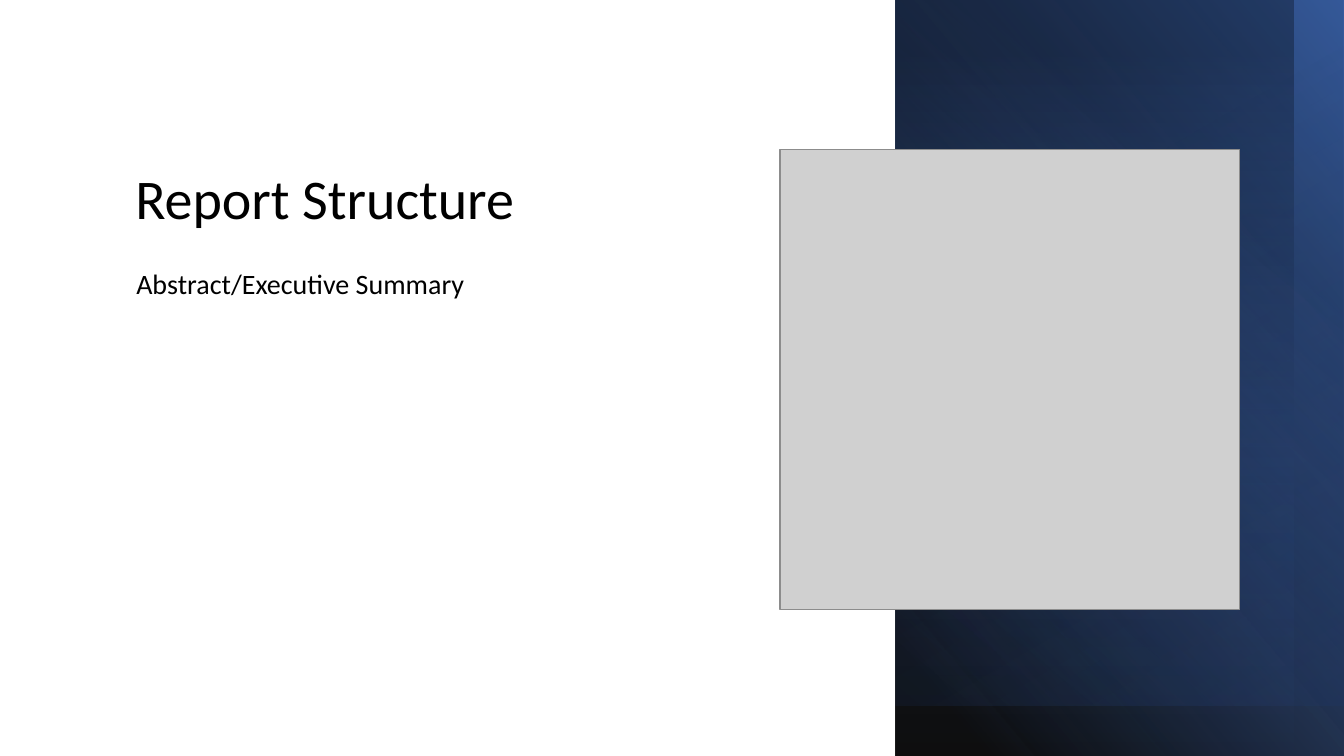
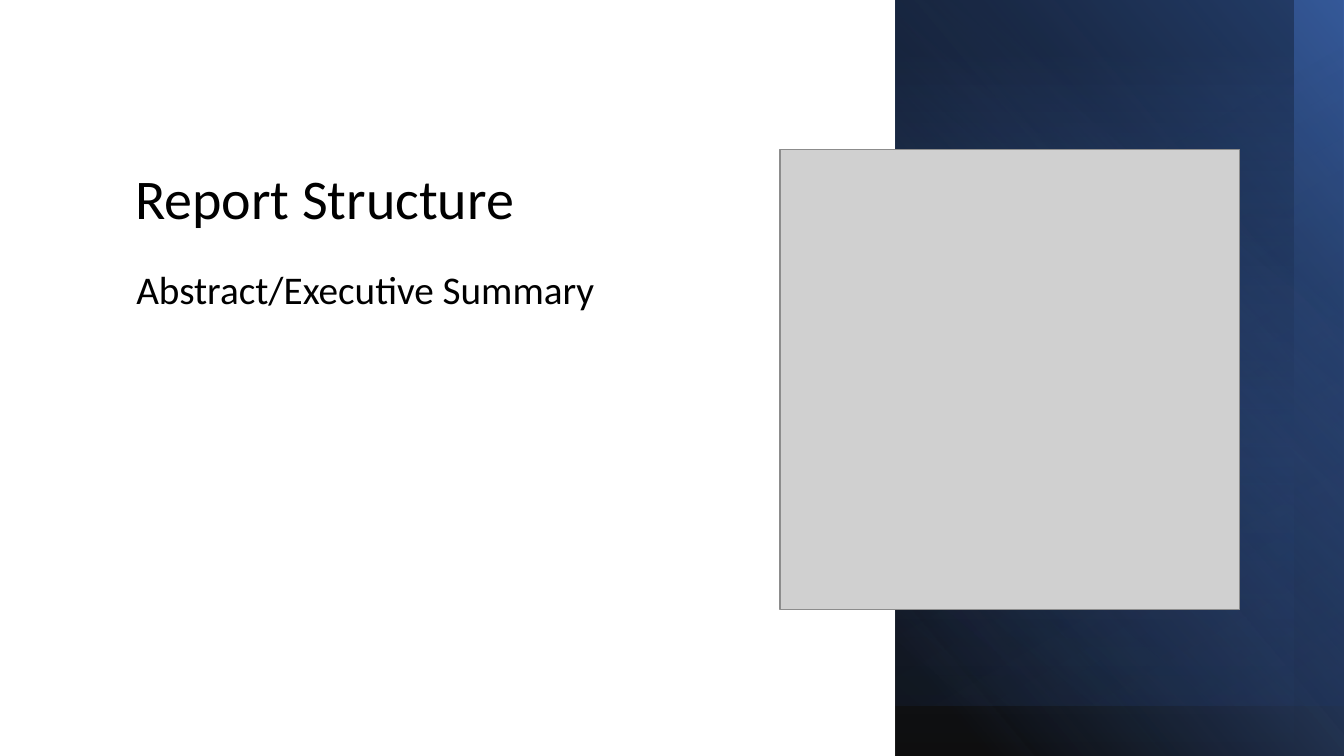
Before and after one commit to robinja4/FlexIT, a slide deck: slide 5 of Report Writing & Referencing.pptx. Drawn at 1344x756 pixels with LibreOffice and Linux fonts; fonts in the diff are those of the drawing; grey boxes stand for pictures. Boxes give left, top, right and bottom in pixels: in the first picture for what was removed or moved away, otherwise in the second. Text is boxed around its words. In the diff, an @@ line names an element or a change of style, - is before the commit and + after.

```diff
--- a/Report Writing & Referencing.pptx
+++ b/Report Writing & Referencing.pptx
@@ text "Abstract/Executive Summary" at <box>136,276,594,311</box>: size 20 to 28 pt @@
```
Also in this commit, not shown: 12 other slides changed, 2 slides removed, 2 other files.
